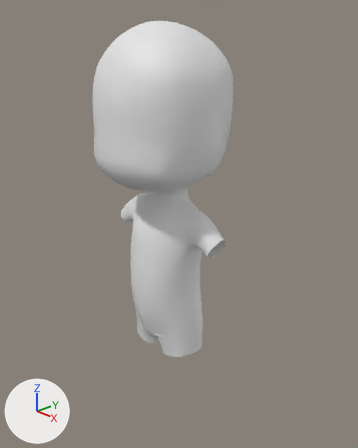
What one commit did to the Blender file blender/personaje.blend.
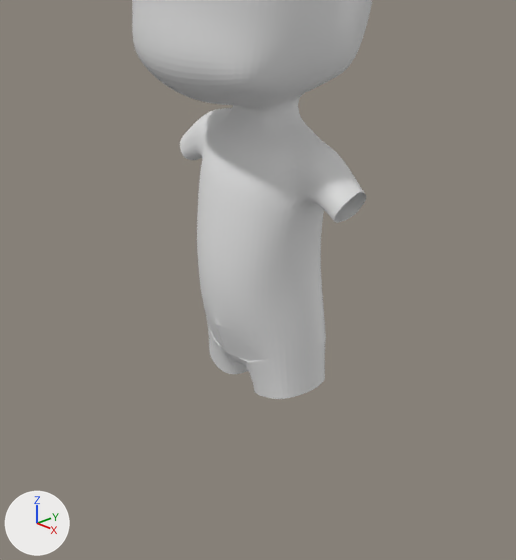
Each version is shown whole from a 50 mm lens placed at (5.11, -4.5, 3.96), pointed at (0.08, 0.23, 1.26), then close up on the part from 5% to 87% of the width and 29% to 100% of the height. Lighting does not change. The marker at lower left points along +X, +Y and +Z.
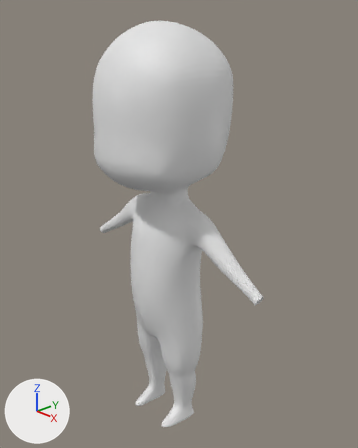
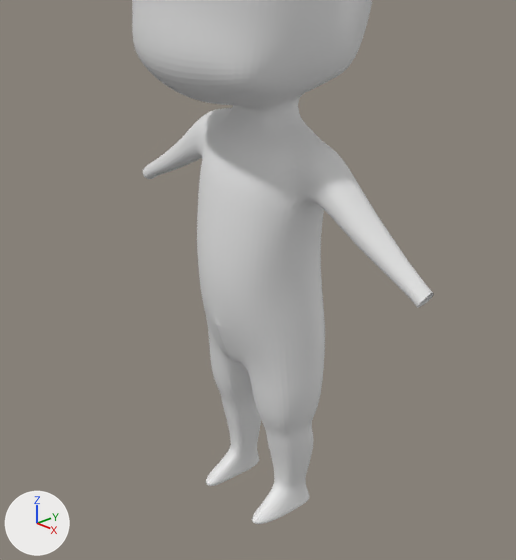
The edits, one by one:
me_plane is used by ob_plane; location (0.0, 0.0, 0.0).
me_plane had 378 vertices, 343 faces and spanned x 0.0..1.03, y -0.94..0.95, z -0.77..4.08.
me_plane now has 587 vertices, 558 faces and spans x 0.0..1.76, y -0.94..0.95, z -2.05..4.08.
me_plane part 1: 10 vertices moved from x 0.0..0.61, y -0.28..0.53, z -0.65..-0.26 to x 0.0..0.62, y -0.29..0.51, z -0.77..-0.34; 33 vertices removed from x 0.0..0.63, y -0.36..0.47, z -0.77..-0.26; 187 vertices added at x 0.09..0.61, y -0.4..0.3, z -2.05..-0.52.
me_plane part 2: 1 vertex moved from x 1.02, y 0.08, z 1.3 to x 0.91, y 0.18, z 1.05; 10 vertices removed from x 0.91..1.03, y -0.06..0.27, z 1.05..1.32; 65 vertices added at x 0.9..1.76, y -0.05..0.26, z 0.62..1.31.

Where the change shows, as pixel boxes (x1, y1, x2, y2) in the close-ups (516 x 560 px):
'Plane', reshaped: before (132, 0, 372, 399); after (132, 0, 434, 524)
part 1 of me_plane, built on: before (203, 304, 326, 399); after (206, 327, 324, 524)
part 2 of me_plane, built on: before (180, 123, 366, 223); after (143, 126, 434, 308)
